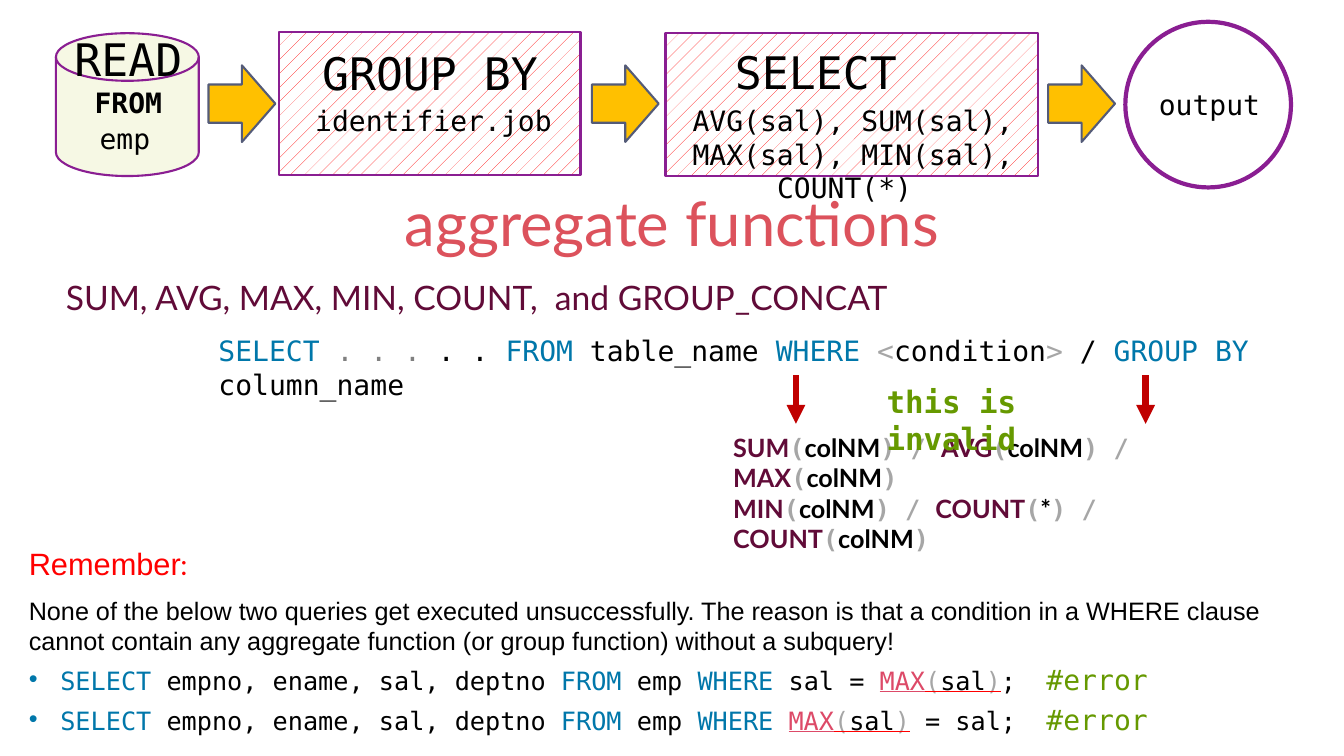
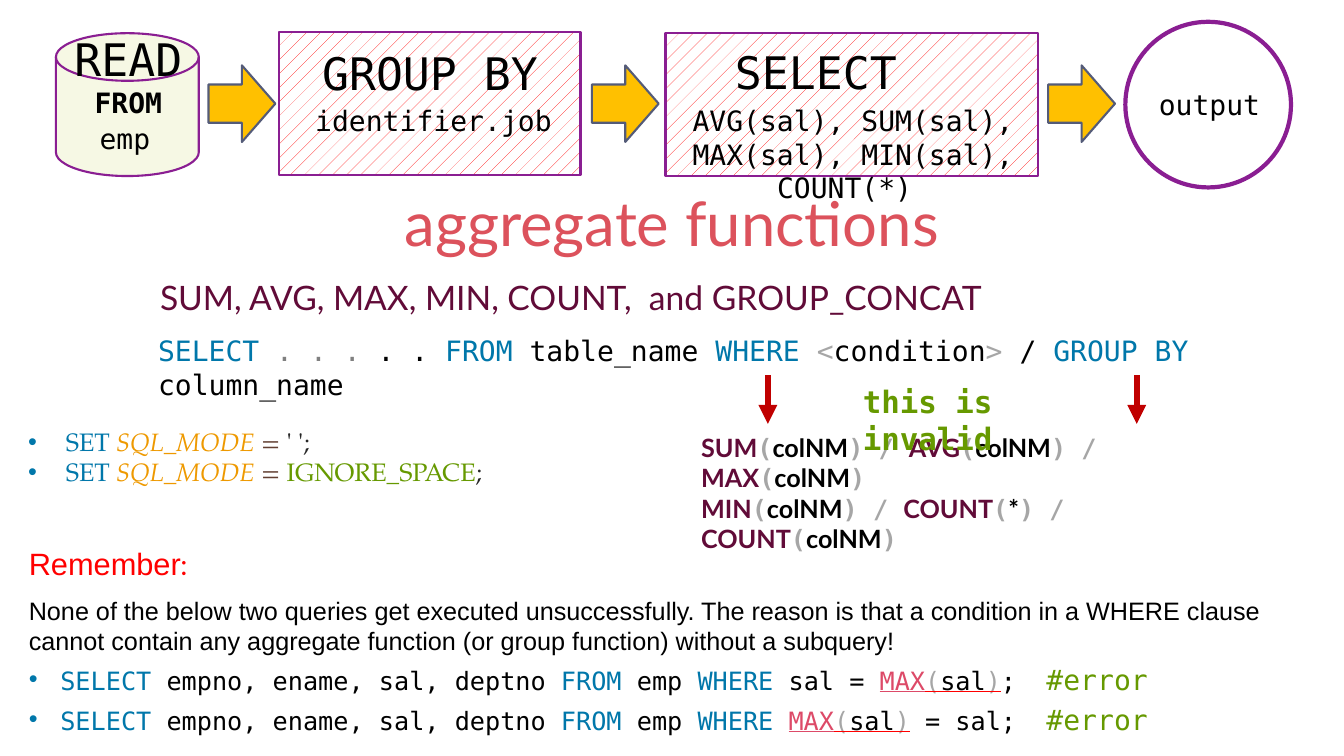
Before and after one commit to sonalikhedkar/Cdac_study, a slide deck: slide 158 of database/IET MySQL PPT Ver9.pptx. Drawn at 1344x756 pixels with LibreOffice and Linux fonts; fonts in the diff are those of the drawing. Boxes give left, top, right and bottom in pixels: in the first picture for what was removed or moved away, otherwise in the second. Text is boxed around its words. In the diff, an @@ line names an element or a change of style, - is before the commit and + after.

```diff
--- a/database/IET MySQL PPT Ver9.pptx
+++ b/database/IET MySQL PPT Ver9.pptx
@@ text "SUM, AVG, MAX, MIN, COUNT, ...": place and size @@
-text "SUM, AVG, MAX, MIN, COUNT, ..." at bbox=[66, 285, 888, 315]
+text "SUM, AVG, MAX, MIN, COUNT, ..." at bbox=[160, 285, 982, 315]
@@ text "SELECT . . . . ...": place and size @@
-text "SELECT . . . . ..." at bbox=[218, 339, 1249, 401]
+text "SELECT . . . . ..." at bbox=[158, 339, 1189, 401]
@@ arrow moved from (797, 375) - (797, 423) to (768, 375) - (768, 423) @@
@@ text "this is invalid": place and size @@
-text "this is invalid" at bbox=[887, 388, 1017, 457]
+text "this is invalid" at bbox=[863, 388, 993, 457]
@@ arrow moved from (1146, 375) - (1146, 423) to (1137, 375) - (1137, 423) @@
@@ text added at bbox=[66, 433, 482, 486], 18 pt, text #EE9900 @@
+• SET SQL_MODE = ' ';
+• SET SQL_MODE = IGNORE_SPACE;
@@ text "SUM(colNM) / AVG(colNM) / MAX(colNM)": place and size @@
-text "SUM(colNM) / AVG(colNM) / MAX(colNM)" at bbox=[733, 436, 1098, 551]
+text "SUM(colNM) / AVG(colNM) / MAX(colNM)" at bbox=[701, 436, 1066, 551]
```
Also in this commit, not shown: 14 other slides changed, 52 slides added.
